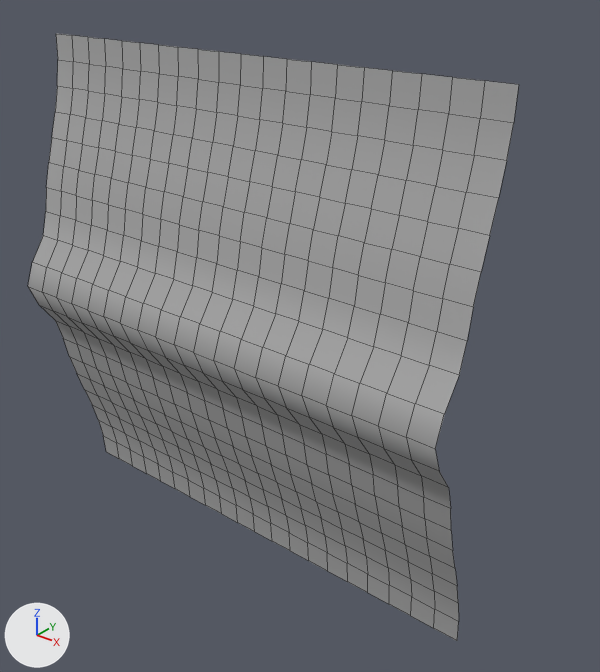
Two versions of the FBX model Assets/Game/Art/FBX/river_elements/Dritto.fbx, one commit apart.
Both versions are drawn from a camera (50 mm lens) standing at (23.7, -23.8, 16.4) and looking at (2.5, 2.7, -0.1). Arrows for +X, +Y and +Z are at lower left; the lights stay in place. Mesh edges are drawn as thin lines.

Objects in the first picture: 'Dritto.001'.
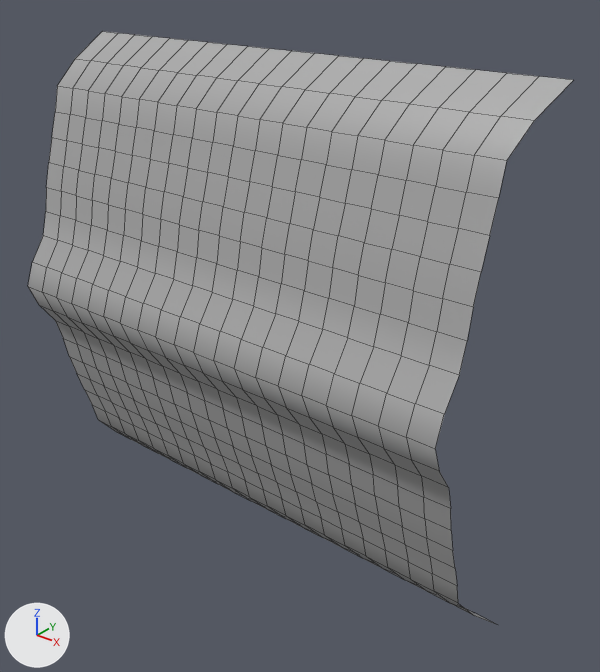
Edits to the scene script, one JSON object a line:
```json
{"block": "me_mesh", "where": "me_mesh.from_pydata(...)  # 441 vertices, 400 faces; spans x 0.0..24.0, y 0.0..3.6, z -12.0..12.0"}
{"block": "me_mesh", "where": "# used by ob_dritto_001; location = (-12.0, -1.57, 0.0)"}
{"block": "me_mesh", "change": "me_mesh part 1: all 21 vertices in x 0.0..24.0, y 3.5, z -10.8 are moved by (0.4, 0.8, 0.0)"}
{"block": "me_mesh", "change": "me_mesh part 2: all 21 vertices in x 0.0..24.0, y 3.6, z -12.0 are moved by (1.0, 2.0, 0.0)"}
{"block": "me_mesh", "change": "me_mesh part 3: all 21 vertices in x 0.0..24.0, y 3.5, z 10.8 are moved by (0.4, 0.8, 0.0)"}
{"block": "me_mesh", "change": "me_mesh part 4: all 21 vertices in x 0.0..24.0, y 3.6, z 12.0 are moved by (1.0, 2.0, 0.0)"}
```

Pixel boxes (x1, y1, x2, y2) of what changed, in the pictures (600 x 672 px; the box of a moved part takes in the faces that stretch with it):
```json
{"object": "Dritto.001", "change": "reshaped", "before": [28, 33, 519, 641], "after": [28, 31, 573, 625], "on screen": "11% wider"}
{"part": 1, "of": "me_mesh", "change": "moved or reshaped", "before": [99, 421, 459, 622], "after": [102, 422, 473, 615]}
{"part": 2, "of": "me_mesh", "change": "moved or reshaped", "before": [104, 436, 458, 641], "after": [465, 608, 497, 625]}
{"part": 3, "of": "me_mesh", "change": "moved or reshaped", "before": [57, 60, 514, 161], "after": [57, 59, 534, 161]}
{"part": 4, "of": "me_mesh", "change": "moved or reshaped", "before": [56, 33, 519, 123], "after": [75, 31, 573, 121]}
```
